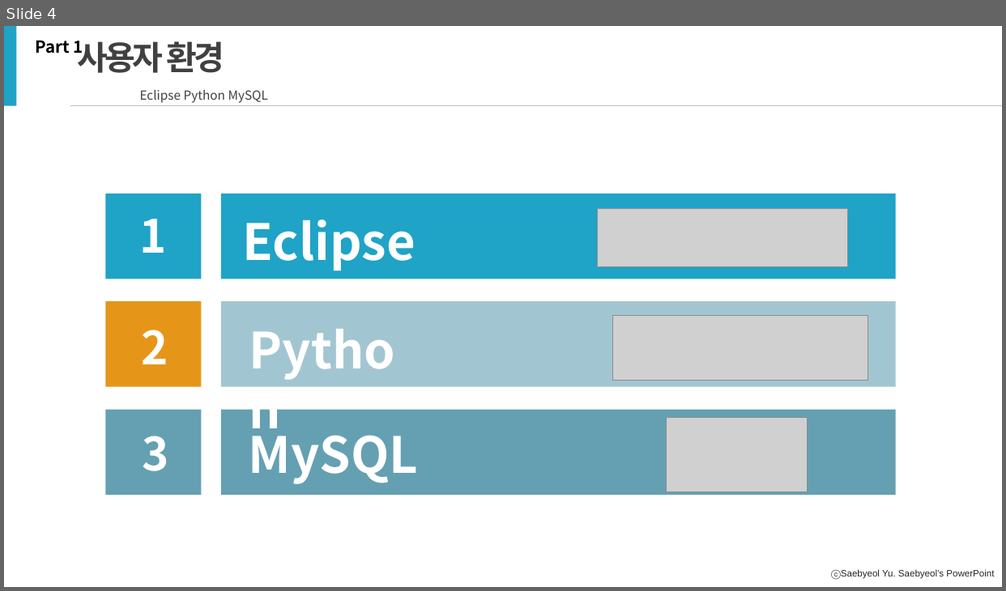
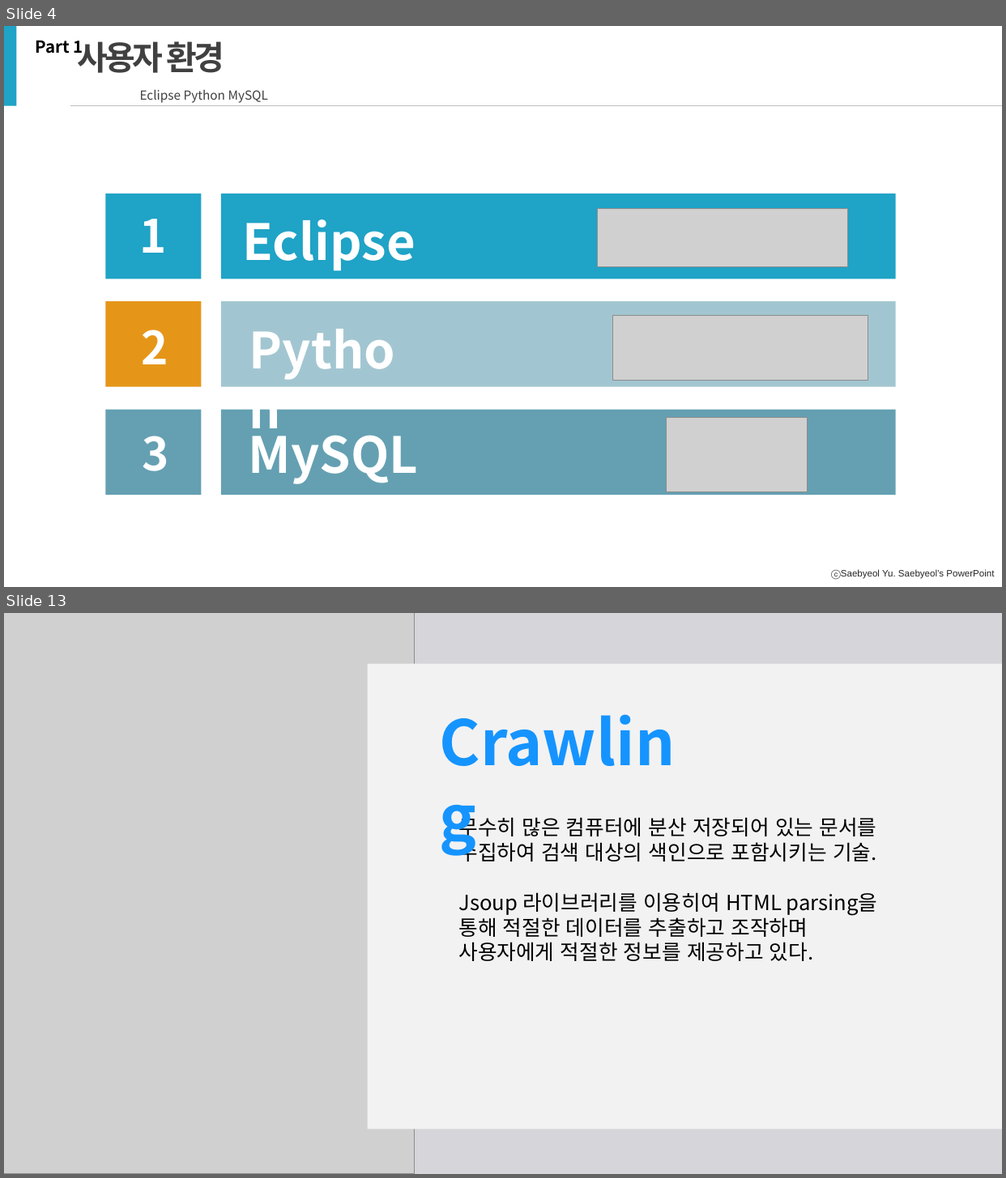
Before and after one commit to hanYijin/portfolio_2021, a slide deck: covid19.pptx. Shown one above the other, each under a label of ours: slide 4 before the commit, slides 4 and 13 after it; the slides between them are not shown. The pictures are 1006x591 and 1006x1178 pixels, drawn with LibreOffice and Linux fonts; fonts in the diff are those of the drawing; grey boxes stand for pictures. Boxes give left, top, right and bottom in pixels: in the first picture for what was removed or moved away, otherwise in the second. Text is boxed around its words. In the diff, an @@ line names an element or a change of style, - is before the commit and + after.

```diff
--- a/covid19.pptx
+++ b/covid19.pptx
@@ slide 13 added at [4, 613, 1002, 1174], background #D6D5DA @@
@@ picture added at [4, 613, 415, 1174] @@
@@ rectangle added at [368, 664, 1002, 1130], fill #F2F2F2 @@
@@ text added at [432, 700, 710, 782], 60 pt, text #1594FF, bold @@
+Crawling
@@ text added at [458, 814, 878, 961], 20 pt, text #000000 @@
+무수히 많은 컴퓨터에 분산 저장되어 있는 문서를
+수집하여 검색 대상의 색인으로 포함시키는 기술.
+Jsoup 라이브러리를 이용히여 HTML parsing을 통해 적절한 데이터를 추출하고 조작하며
+사용자에게 적절한 정보를 제공하고 있다.
```
Also in this commit, not shown: 8 slides changed, 1 other slide added, 2 slides removed.
